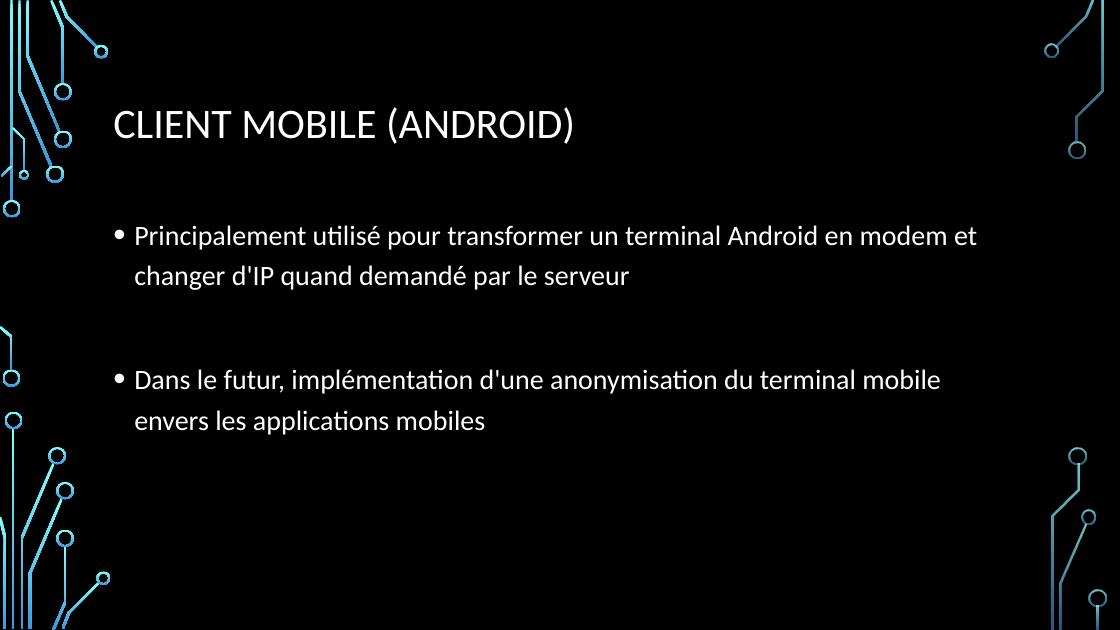
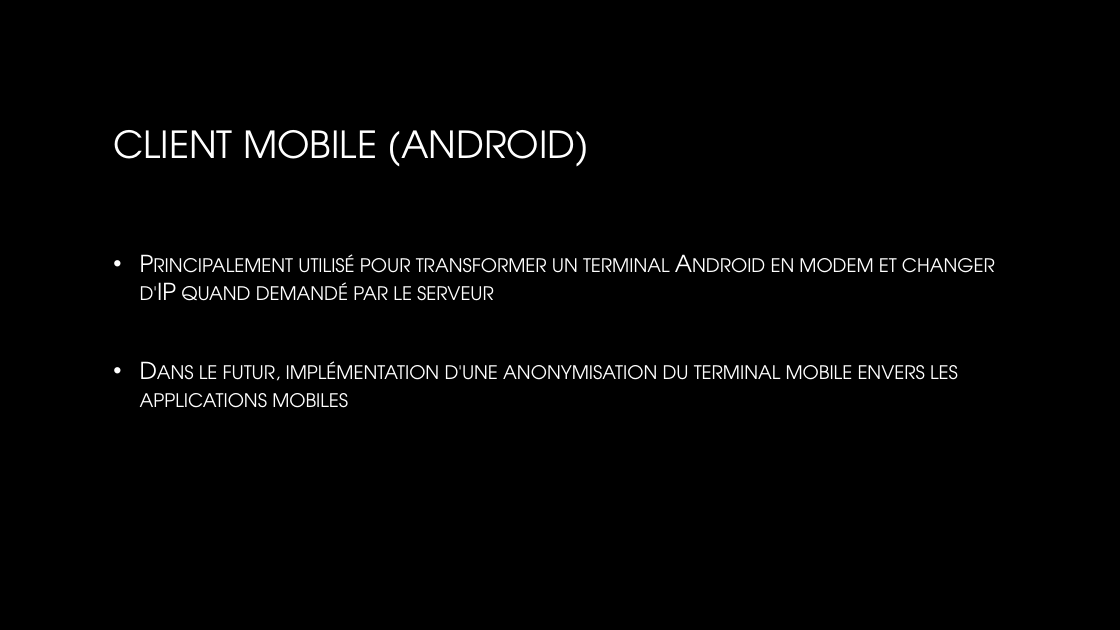
Before and after one commit to bkopec/VIM, a slide deck: slide 10 of Présentation VIM.pptx. Drawn at 1120x630 pixels with LibreOffice and Linux fonts; fonts in the diff are those of the drawing; background and template pictures are left out. Boxes give left, top, right and bottom in pixels: in the first picture for what was removed or moved away, otherwise in the second. Text is boxed around its words. In the diff, an @@ line names an element or a change of style, - is before the commit and + after.

```diff
--- a/Présentation VIM.pptx
+++ b/Présentation VIM.pptx
@@ title "CLIENT MOBILE (ANDROID)" at box(113, 130, 589, 166): size 36 to 32 pt, font Calibri to TeX Gyre Adventor, text colour #FFFFFF to gradient #FFFFFF to #A6A6A6; line spacing 0.9 to 1 @@
@@ text "Principalement utilisé pour transformer un ...": place and size @@
-text "Principalement utilisé pour transformer un ..." at box(134, 225, 977, 435)
+text "Principalement utilisé pour transformer un ..." at box(140, 254, 995, 408)
@@ text "Principalement utilisé pour transformer un ..." at box(140, 254, 995, 408): size 24 to 20 pt, font Calibri to TeX Gyre Adventor, text colour #FFFFFF to gradient #FFFFFF to #BFBFBF, small capitals on; indent changed; line spacing 1.2 to 1 @@
@@ group removed at box(0, 0, 1107, 630): 33 freeform shapes, 3 rectangles @@
```
Also in this commit, not shown: 10 other slides changed.
